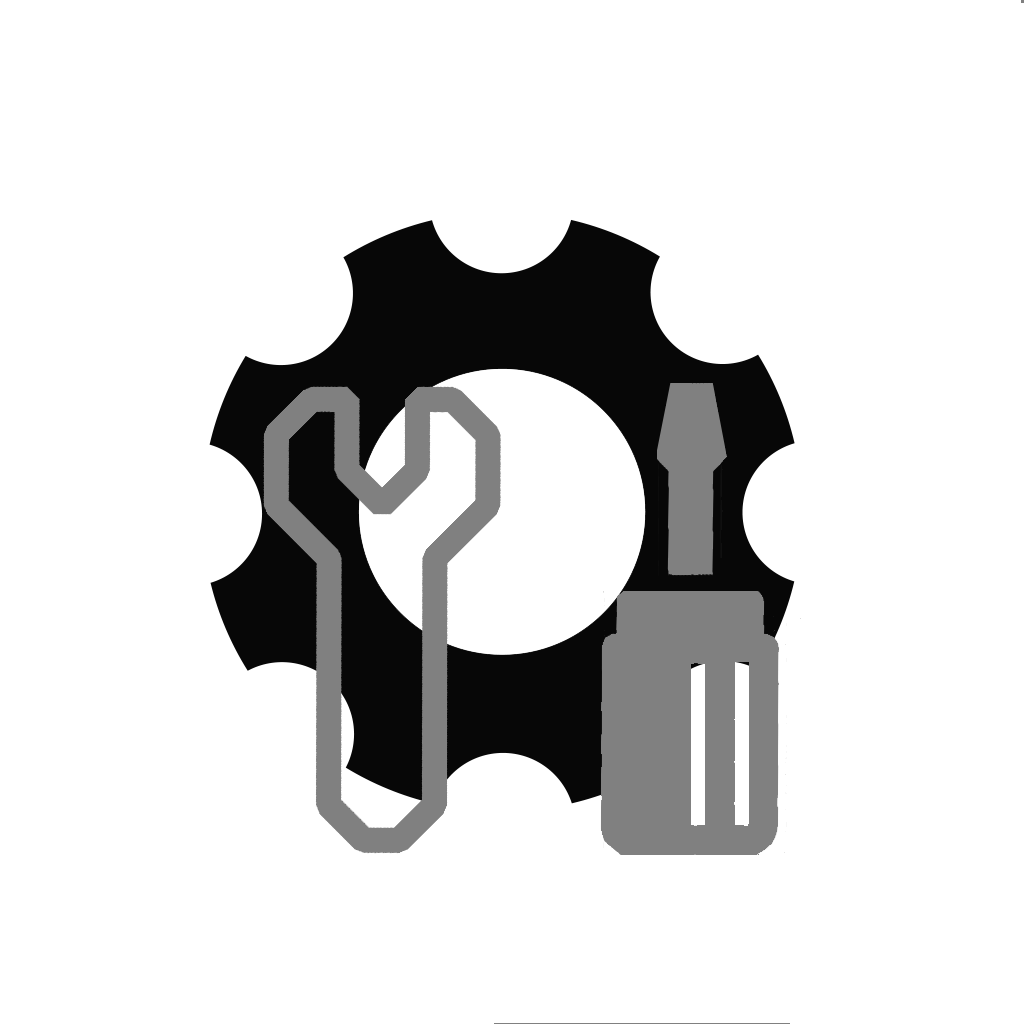
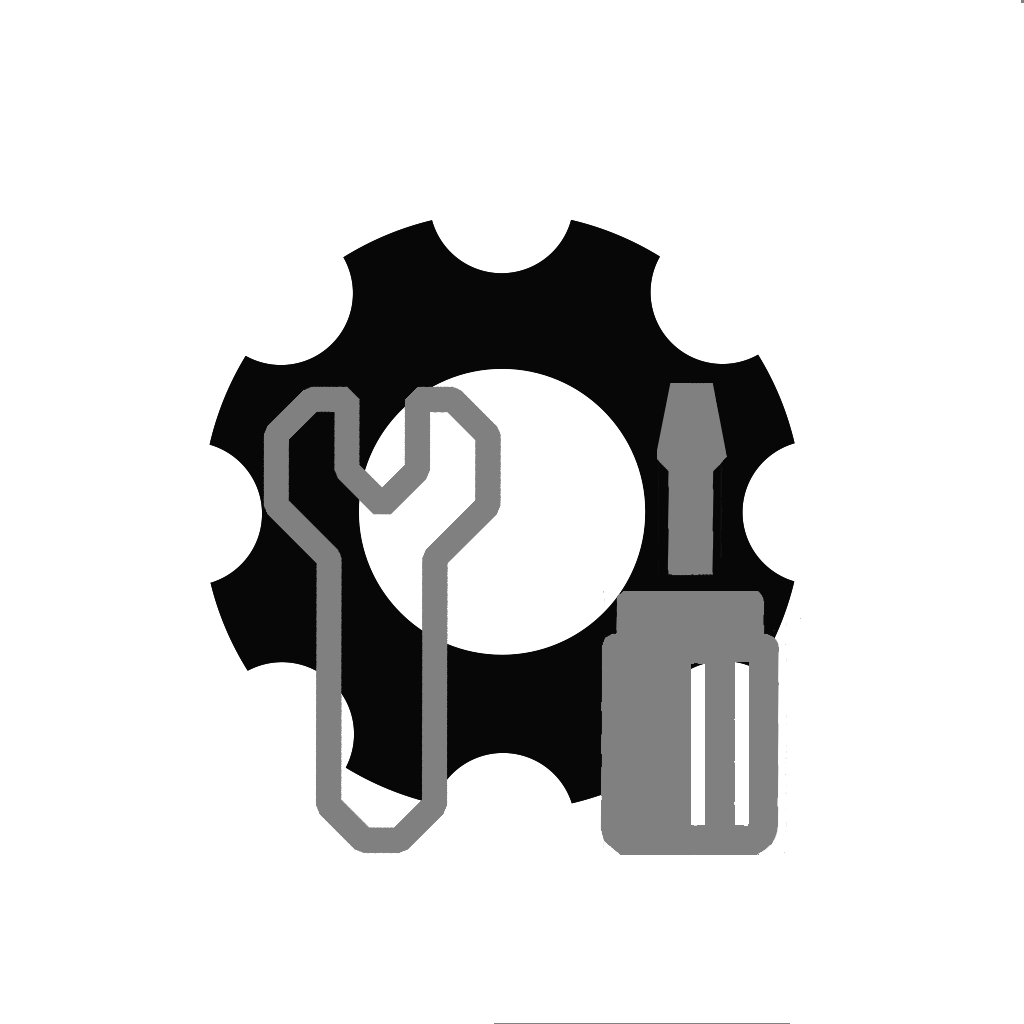
Revision of a layered 1024x1024 image; what changed, layer by layer:
showed "レイヤー 4 のコピー" over [262, 219, 801, 855]
showed "レイヤー 0" over [209, 219, 795, 804]
